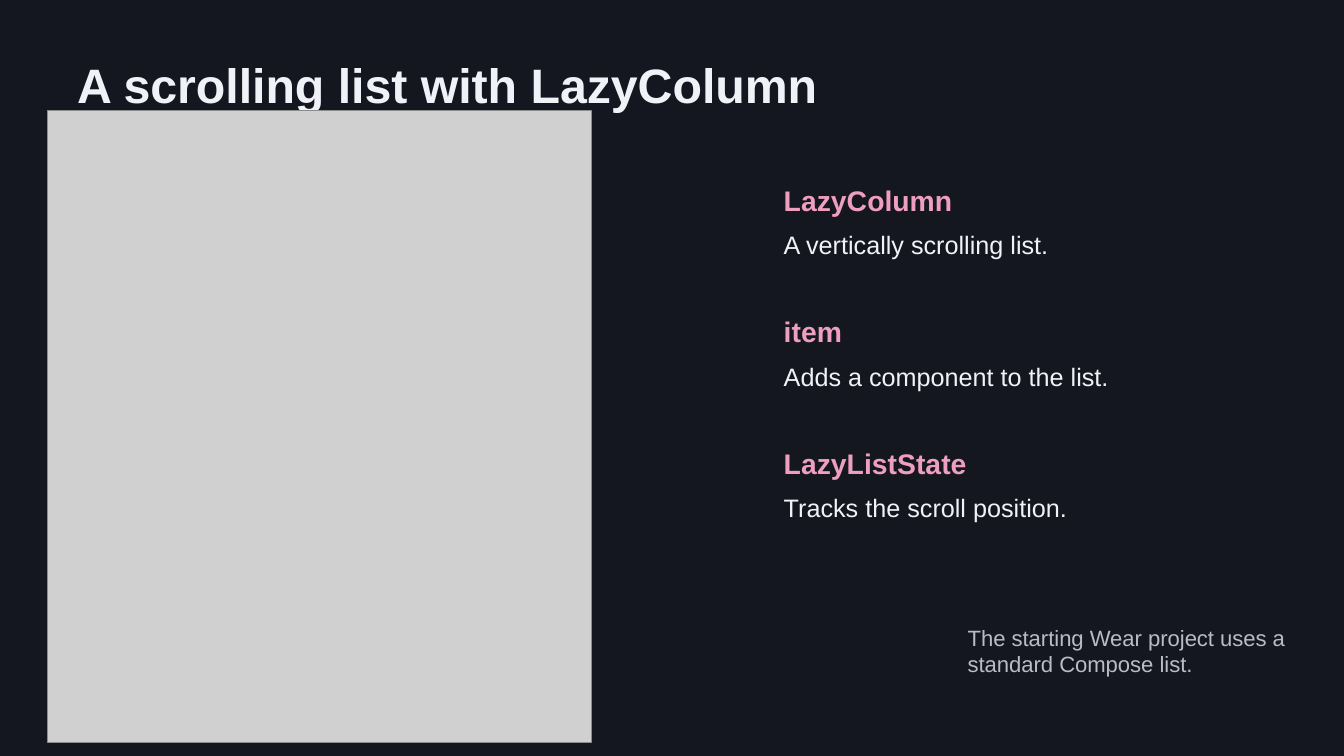
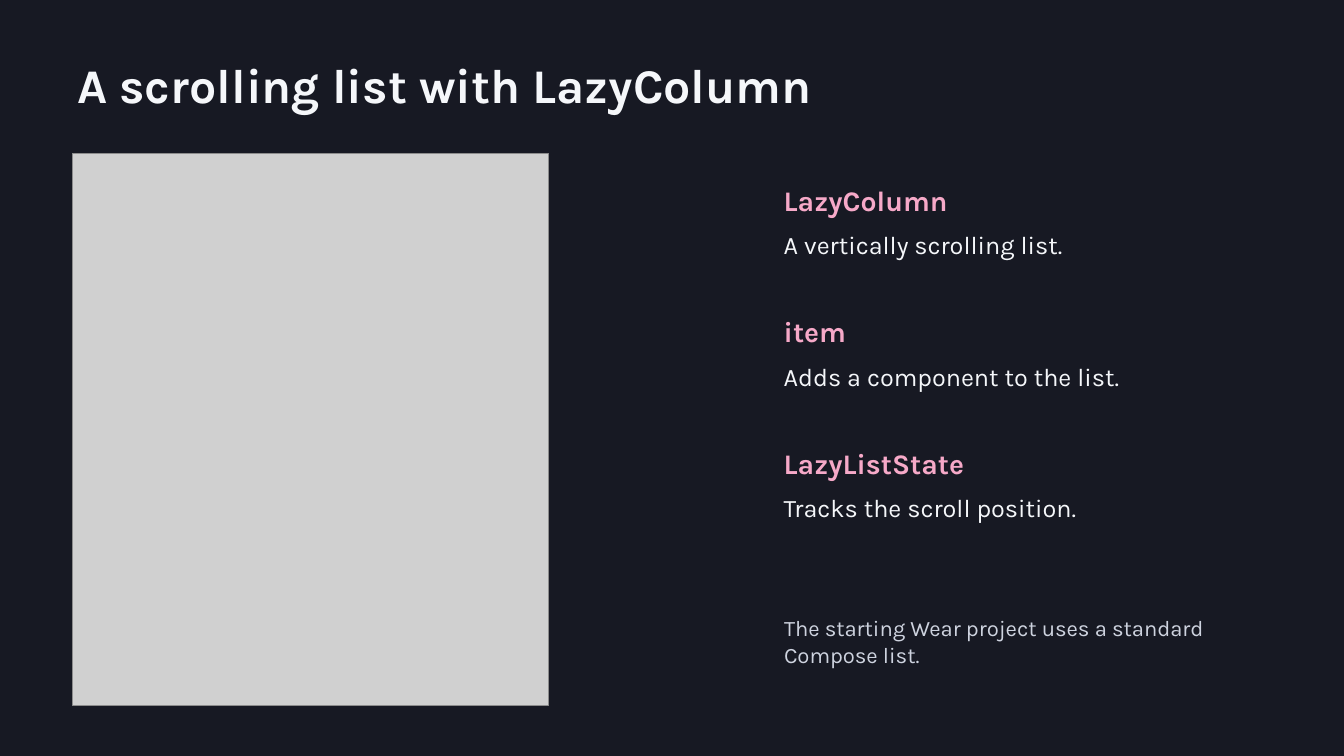
Before and after one commit to ms-Maryna/WearableAppDev, a slide deck: slide 9 of docs/slides/Wearable-App-Development.pptx (slide 4 before the commit). Drawn at 1344x756 pixels with LibreOffice and Linux fonts; fonts in the diff are those of the drawing; grey boxes stand for pictures. Boxes give left, top, right and bottom in pixels: in the first picture for what was removed or moved away, otherwise in the second. Text is boxed around its words. In the diff, an @@ line names an element or a change of style, - is before the commit and + after.

```diff
--- a/docs/slides/Wearable-App-Development.pptx
+++ b/docs/slides/Wearable-App-Development.pptx
@@ background #151720 to #171923 @@
@@ picture: place and size @@
-picture at [47,111,592,743]
+picture at [73,153,548,706]
@@ font Arial to Karla, text colour #EE9EBF to #F6A9C8 in 3 elements at [784,191,948,218], [784,322,846,343], [784,454,964,481] @@
@@ font Arial to Karla, text colour #F1F2F7 to #F5F7FA in 4 elements at [77,68,812,115], [784,236,1063,260], [784,368,1119,392], [784,499,1077,523] @@
@@ text "The starting Wear project uses ...": place and size @@
-text "The starting Wear project uses ..." at [968,630,1285,677]
+text "The starting Wear project uses ..." at [784,621,1203,668]
@@ text "The starting Wear project uses ..." at [784,621,1203,668]: font Arial to Karla, text colour #B9BBC8 to #CED3DF @@
```
Also in this commit, not shown: 14 other slides changed, 7 slides added, 6 other files.
